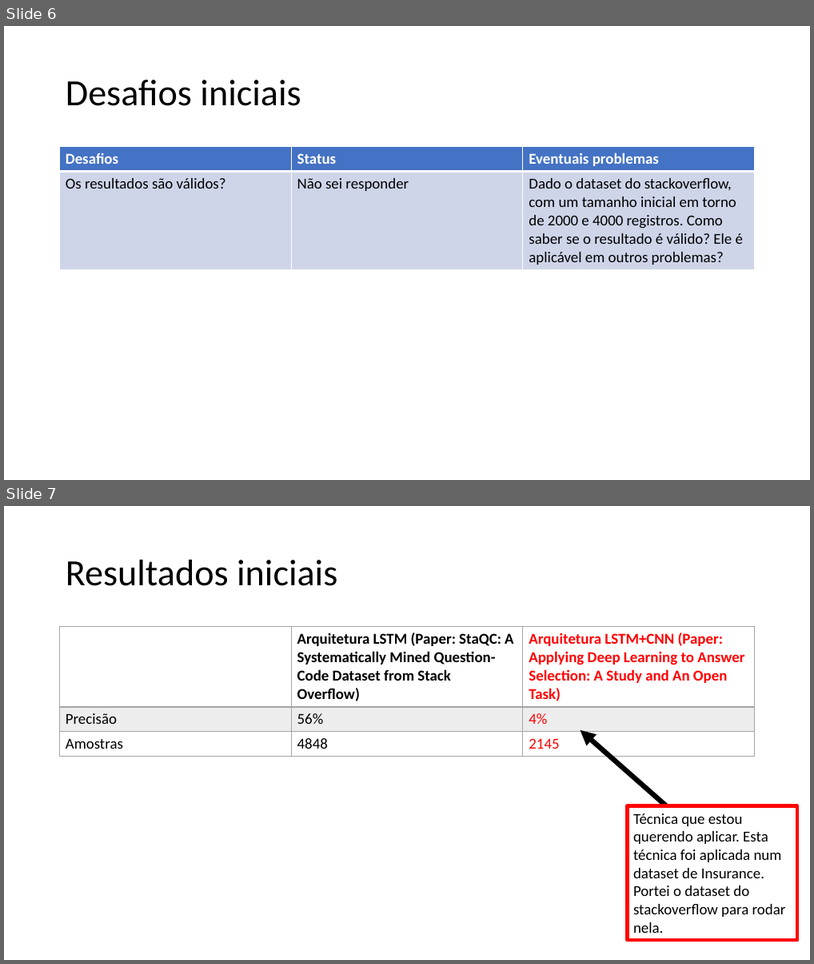
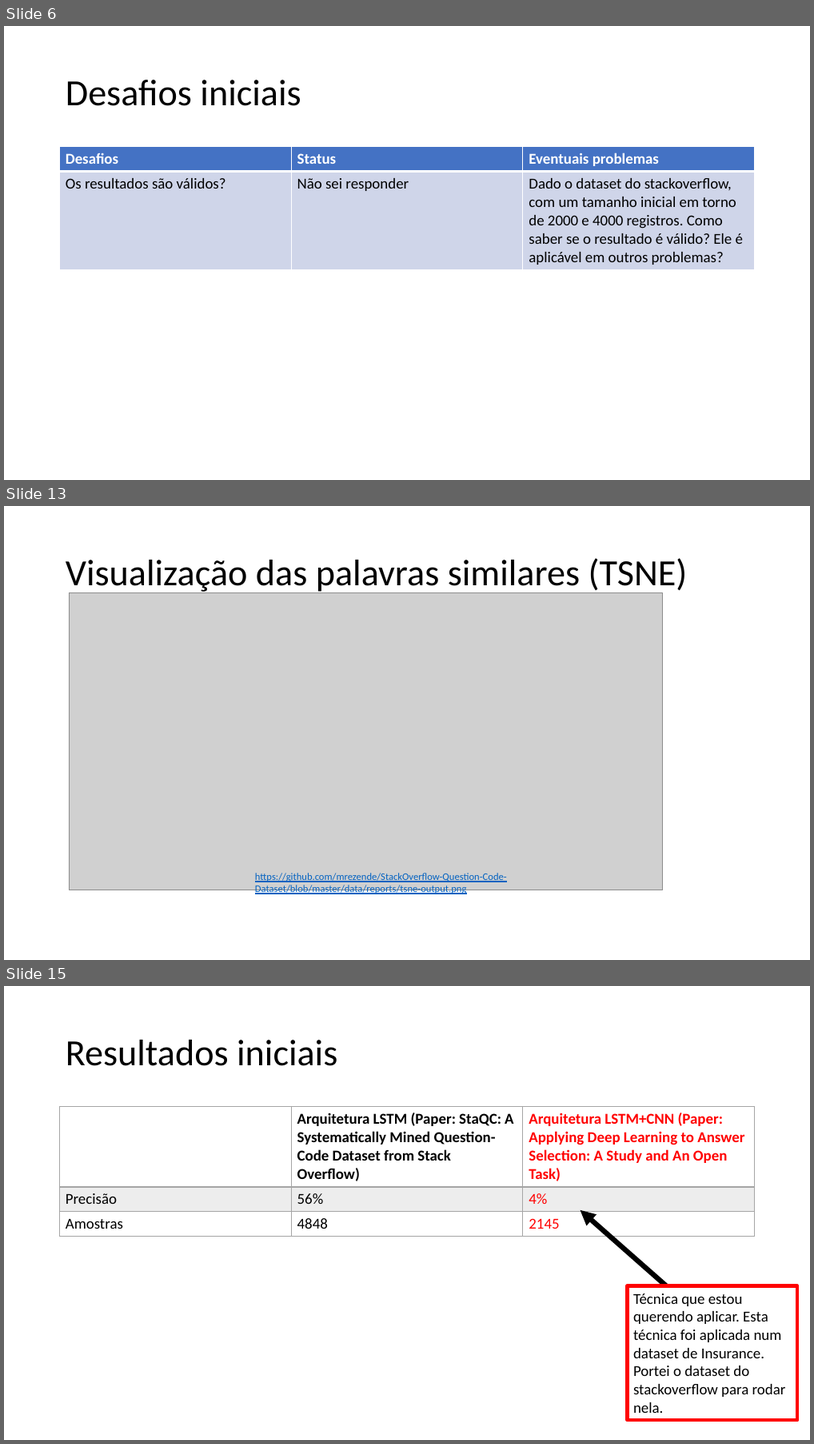
Before and after one commit to mrezende/Question-Answer-Selection, a slide deck: draft/presentation_draft.pptx. Shown one above the other, each under a label of ours: slides 6 and 7 before the commit, slides 6, 13 and 15 after it; the slides between them are not shown. The pictures are 814x964 and 814x1444 pixels, drawn with LibreOffice and Linux fonts; fonts in the diff are those of the drawing; grey boxes stand for pictures. Boxes give left, top, right and bottom in pixels: in the first picture for what was removed or moved away, otherwise in the second. Text is boxed around its words. In the diff, an @@ line names an element or a change of style, - is before the commit and + after.

Commit message:
add word2vec similar words. Deep Learning Model Example. Parameters explained

```diff
--- a/draft/presentation_draft.pptx
+++ b/draft/presentation_draft.pptx
@@ slide 13 added at bbox=[4, 506, 810, 960], background #FFFFFF @@
@@ title added at bbox=[66, 558, 688, 595], 44 pt, text #000000 @@
+Visualização das palavras similares (TSNE)
@@ picture added at bbox=[70, 592, 663, 889] @@
@@ text added at bbox=[255, 872, 507, 895], 12 pt, text #0563C1, underline @@
+https://github.com/mrezende/StackOverflow-Question-Code-Dataset/blob/master/data/reports/tsne-output.png
@@ what was slide 7 is now slide 15 @@
```
Also in this commit, not shown: 2 slides changed, 7 other slides added, 1 other file.
